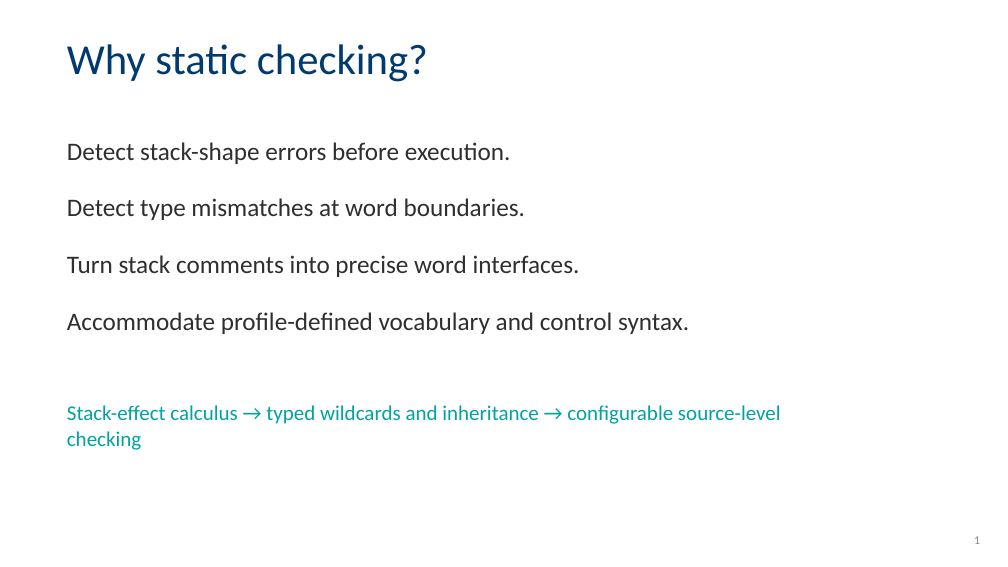
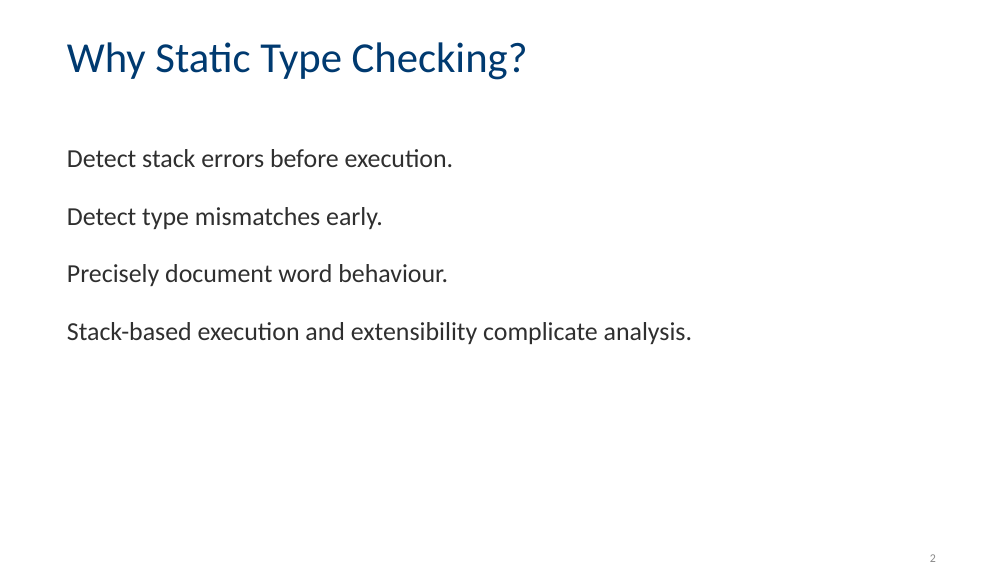
Before and after one commit to jpoial/evaluator, a slide deck: slide 2 of Configurable_Static_Type_Checking_for_Forth.pptx. Drawn at 1008x567 pixels with LibreOffice and Linux fonts; fonts in the diff are those of the drawing; background and template pictures are left out. Boxes give left, top, right and bottom in pixels: in the first picture for what was removed or moved away, otherwise in the second. Text is boxed around its words. In the diff, an @@ line names an element or a change of style, - is before the commit and + after.

Commit message:
changes

```diff
--- a/Configurable_Static_Type_Checking_for_Forth.pptx
+++ b/Configurable_Static_Type_Checking_for_Forth.pptx
@@ text at [67,42,528,80]: text changed @@
-Why static checking?
+Why Static Type Checking?
@@ text at [67,149,454,167]: text changed; size 18 to 18.5 pt @@
-Detect stack-shape errors before execution.
+Detect stack errors before execution.
@@ text at [67,207,383,229]: text changed; size 18 to 18.5 pt @@
-Detect type mismatches at word boundaries.
+Detect type mismatches early.
@@ text at [67,264,448,286]: text changed; size 18 to 18.5 pt @@
-Turn stack comments into precise word interfaces.
+Precisely document word behaviour.
@@ text at [67,322,692,344]: text changed; size 18 to 18.5 pt @@
-Accommodate profile-defined vocabulary and control syntax.
+Stack-based execution and extensibility complicate analysis.
@@ text removed at [67,405,781,450] @@
-Stack-effect calculus → typed wildcards and inheritance → configurable source-level checking
@@ text removed at [974,536,980,544] @@
-1
@@ text added at [930,554,936,562], 8.5 pt, text #888888 @@
+2
```
Also in this commit, not shown: 2 other slides changed, 1 slide removed.
